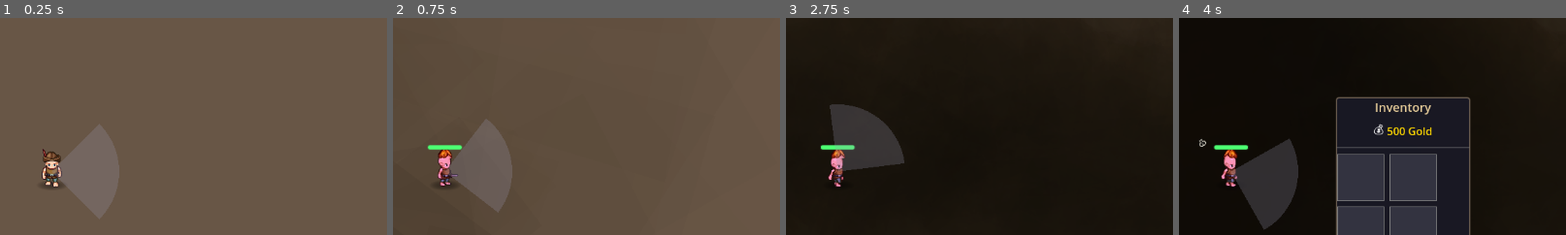
Above: before the commit, frames 1-4 (left to right).
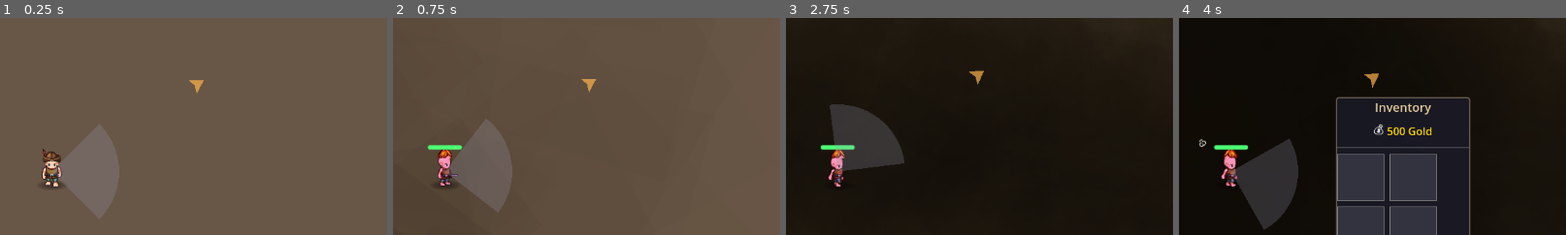
Above: after the commit, the same moments.

Repository: crimes86/godot-combat-game
Game: Godot game, scene res://main.tscn
The game is run twice, just before and just after one commit, with the same random seed, the same clock (stepped at 60 frames per second) and the same inputs.
Inputs (mouse positions are % of the whole screen's width and height, from its top left):
- Up to frame 1 (0.25 s): no input
- Up to frame 2 (0.75 s): tap Enter at 0.5 s; move the mouse to (72, 45) at 0.52 s; hold D (move_right) from 0.53 s (still down); tap G at 0.6 s; click (72, 45) at 0.67 s
- Up to frame 3 (2.75 s): release D (move_right) at 1.25 s; drag from (30, 55) to (26, 33) at 1.27 s; move the mouse to (60, 28) at 2.02 s; hold D (move_right) from 2.03 s (still down); tap E at 2.1 s; click (60, 28) at 2.17 s
- Up to frame 4 (4 s): release D (move_right) at 2.75 s; drag from (45, 70) to (4, 33) at 2.77 s; move the mouse to (80, 65) at 3.52 s; hold A (move_left) from 3.53 s (still down); tap B at 3.6 s; click (80, 65) at 3.67 s
The pictures show only the part of the screen within x 43-93%, y 15-65%; the shares and areas given below are measured in that part.

The runs differ from the first frame. In frame 1, 0.1% of the frame differs, in the area x 48-53%, y 28-35%; in frame 2, 0.1%; in frame 3, 0.1%, in the area x 47-52%, y 24-31%; in frame 4, 0.1%.

Commit message:
Add subtle campfire direction indicator for player navigation
Implemented a dynamic compass arrow that helps players find their way back to the campfire when exploring far from it. The indicator:
- Appears as a subtle orange/gold arrow at screen edge
- Only visible when 500+ units from campfire
- Fades in progressively (max 70% opacity at 1000+ units)
- Points toward ruins/campfire at position (2230, -1351)
- Updates rotation and position in real-time
- Stays at screen edge following the direction to campfire
- Uses CanvasLayer for UI overlay (layer 90)

Implementation:
- Created CampfireIndicator.gd as a CanvasLayer with Polygon2D arrow
- Integrated into Player.gd with deferred creation
- Arrow visibility based on distance with smooth fade
- Automatically finds player via group lookup

This provides a non-intrusive navigation aid for players who venture far from the campfire, addressing playtest feedback about getting lost in the large game world.

🤖 Generated with [Claude Code](https://claude.com/claude-code)

Co-Authored-By: Claude <noreply@anthropic.com>

Diff:
--- a/scripts/player/Player.gd
+++ b/scripts/player/Player.gd
@@ -55,6 +55,9 @@
 # Inventory UI
 var inventory_ui: CanvasLayer = null
 
+# Campfire Direction Indicator
+var campfire_indicator: CanvasLayer = null
+
 func _ready() -> void:
 	print("🎮 Player._ready() started")
 
@@ -150,6 +153,9 @@
 
 	# Create inventory UI after this frame (when Player is fully in tree)
 	call_deferred("create_inventory_ui")
+
+	# Create campfire direction indicator
+	call_deferred("create_campfire_indicator")
 
 func _exit_tree() -> void:
 	# Disconnect signals to prevent crash on exit
@@ -1521,3 +1527,20 @@
 		print("   Panel size: ", inventory_ui.panel.size)
 	else:
 		print("   ERROR: Panel is null!")
+
+func create_campfire_indicator() -> void:
+	"""Create and add campfire direction indicator to scene tree"""
+	print("🏗️ Player.create_campfire_indicator() called (deferred)")
+	var CampfireIndicatorScript = load("res://scripts/ui/CampfireIndicator.gd")
+	campfire_indicator = CampfireIndicatorScript.new()
+	campfire_indicator.name = "CampfireIndicator"
+
+	# Add to scene tree
+	get_tree().root.add_child(campfire_indicator)
+
+	print("🧭 Campfire indicator added to scene tree")
+	print("   In tree: ", campfire_indicator.is_inside_tree())
+
+	# Wait one frame for _ready() to complete
+	await get_tree().process_frame
+	print("🧭 Campfire indicator initialized")
--- /dev/null
+++ b/scripts/ui/CampfireIndicator.gd
@@ -0,0 +1,109 @@
+extends CanvasLayer
+
+## Campfire Direction Indicator
+## Shows a subtle arrow pointing toward the campfire when player is far away
+## Fades in at 500+ units, fully visible at 1000+ units
+
+const CAMPFIRE_POSITION: Vector2 = Vector2(2230, -1351)  # Ruins campfire location
+const MIN_DISTANCE: float = 500.0   # Start showing indicator
+const MAX_DISTANCE: float = 1000.0  # Fully opaque at this distance
+
+var arrow: Polygon2D = null
+var player: CharacterBody2D = null
+
+func _ready() -> void:
+	print("🧭 CampfireIndicator._ready() started")
+
+	# Set layer for UI
+	layer = 90  # Below inventory (100) but above game
+
+	# Create arrow indicator
+	create_arrow_indicator()
+
+	print("🧭 CampfireIndicator._ready() COMPLETED")
+
+func create_arrow_indicator() -> void:
+	"""Create a simple arrow shape pointing toward campfire"""
+
+	# Control container to position arrow
+	var control = Control.new()
+	control.name = "ArrowControl"
+	control.set_anchors_preset(Control.PRESET_CENTER)
+	control.mouse_filter = Control.MOUSE_FILTER_IGNORE
+	add_child(control)
+
+	# Create arrow polygon (pointing right by default)
+	arrow = Polygon2D.new()
+	arrow.name = "Arrow"
+
+	# Arrow shape (triangle pointing right)
+	var arrow_points = PackedVector2Array([
+		Vector2(0, -12),      # Top point
+		Vector2(20, 0),       # Right tip
+		Vector2(0, 12),       # Bottom point
+		Vector2(4, 0)         # Left indent (to make it arrow-like)
+	])
+	arrow.polygon = arrow_points
+
+	# Subtle orange/gold color (campfire-like)
+	arrow.color = Color(1.0, 0.7, 0.3, 0.0)  # Start invisible
+
+	# Add outline for visibility
+	# Note: Polygon2D doesn't have outline, so we'll just use solid color
+
+	control.add_child(arrow)
+
+	print("  🧭 Arrow indicator created")
+
+func _physics_process(_delta: float) -> void:
+	"""Update arrow position and rotation to point toward campfire"""
+
+	if not arrow:
+		return
+
+	# Find player if needed
+	if not player or not is_instance_valid(player):
+		player = get_tree().get_first_node_in_group(Constants.GROUP_PLAYER)
+		if not player:
+			arrow.color.a = 0.0  # Hide if no player
+			return
+
+	# Calculate distance to campfire
+	var player_pos = player.global_position
+	var direction_to_campfire = (CAMPFIRE_POSITION - player_pos).normalized()
+	var distance = player_pos.distance_to(CAMPFIRE_POSITION)
+
+	# Determine visibility based on distance
+	var alpha = 0.0
+	if distance > MIN_DISTANCE:
+		# Fade in between MIN_DISTANCE and MAX_DISTANCE
+		var fade_progress = clamp((distance - MIN_DISTANCE) / (MAX_DISTANCE - MIN_DISTANCE), 0.0, 1.0)
+		alpha = lerp(0.0, 0.7, fade_progress)  # Max 70% opacity for subtlety
+
+	# Update arrow opacity
+	arrow.color.a = alpha
+
+	# Only update position/rotation if visible
+	if alpha > 0.0:
+		# Calculate angle to campfire
+		var angle = direction_to_campfire.angle()
+		arrow.rotation = angle
+
+		# Position arrow at edge of screen pointing toward campfire
+		var viewport_size = get_viewport().get_visible_rect().size
+		var screen_center = viewport_size / 2
+
+		# Get camera zoom to adjust position
+		var camera = get_viewport().get_camera_2d()
+		var zoom_factor = 1.0
+		if camera:
+			zoom_factor = camera.zoom.x
+
+		# Place arrow at screen edge (adjusted for zoom)
+		var edge_distance = 80.0  # Distance from screen edge
+		var arrow_screen_pos = screen_center + direction_to_campfire * (min(viewport_size.x, viewport_size.y) / 2 - edge_distance)
+
+		# Update arrow control position
+		var control = arrow.get_parent() as Control
+		if control:
+			control.position = arrow_screen_pos
